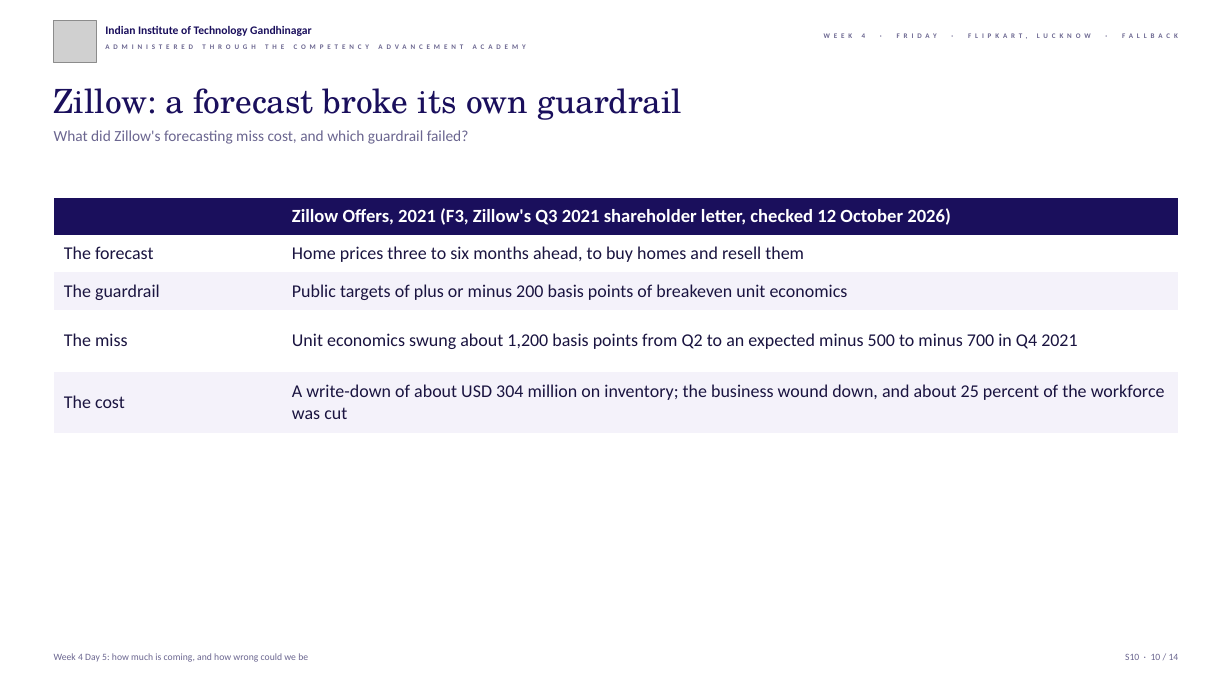
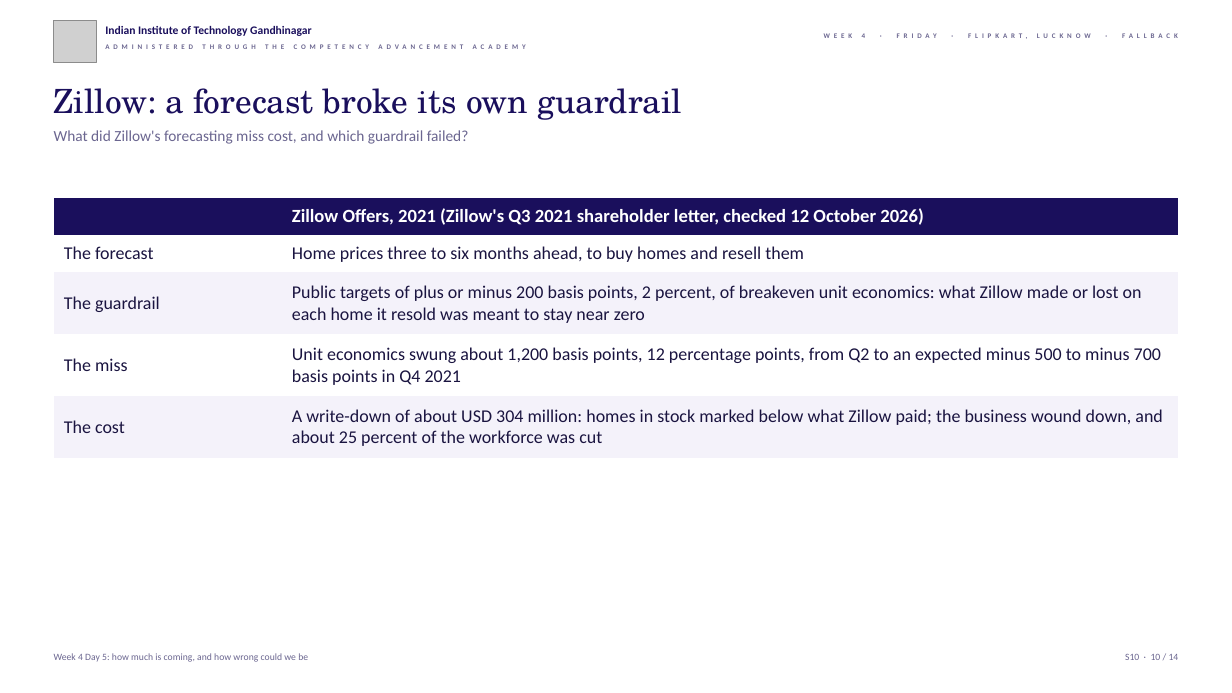
Before and after one commit to fde-academy-lab/c2-content-factory, a slide deck: slide 10 of content/W04/D5/slides/C2_W04_D05_fallback_STUDENT.pptx. Drawn at 1232x693 pixels with LibreOffice and Linux fonts; fonts in the diff are those of the drawing; grey boxes stand for pictures; background and template pictures are left out. Boxes give left, top, right and bottom in pixels: in the first picture for what was removed or moved away, otherwise in the second. Text is boxed around its words. In the diff, an @@ line names an element or a change of style, - is before the commit and + after.

```diff
--- a/content/W04/D5/slides/C2_W04_D05_fallback_STUDENT.pptx
+++ b/content/W04/D5/slides/C2_W04_D05_fallback_STUDENT.pptx
@@ table at [54, 198, 1178, 458] @@
-row 1, column 2: Zillow Offers, 2021 (F3, Zillow's Q3 2021 shareholder letter, checked 12 October 2026)
+row 1, column 2: Zillow Offers, 2021 (Zillow's Q3 2021 shareholder letter, checked 12 October 2026)
-row 3, column 2: Public targets of plus or minus 200 basis points of breakeven unit economics
+row 3, column 2: Public targets of plus or minus 200 basis points, 2 percent, of breakeven unit economics: what Zillow made or lost on each home it resold was meant to stay near zero
-row 4, column 2: Unit economics swung about 1,200 basis points from Q2 to an expected minus 500 to minus 700 in Q4 2021
+row 4, column 2: Unit economics swung about 1,200 basis points, 12 percentage points, from Q2 to an expected minus 500 to minus 700 basis points in Q4 2021
-row 5, column 2: A write-down of about USD 304 million on inventory; the business wound down, and about 25 percent of the workforce was cut
+row 5, column 2: A write-down of about USD 304 million: homes in stock marked below what Zillow paid; the business wound down, and about 25 percent of the workforce was cut
```
Also in this commit, not shown: 4 other slides changed, 5 other files.
